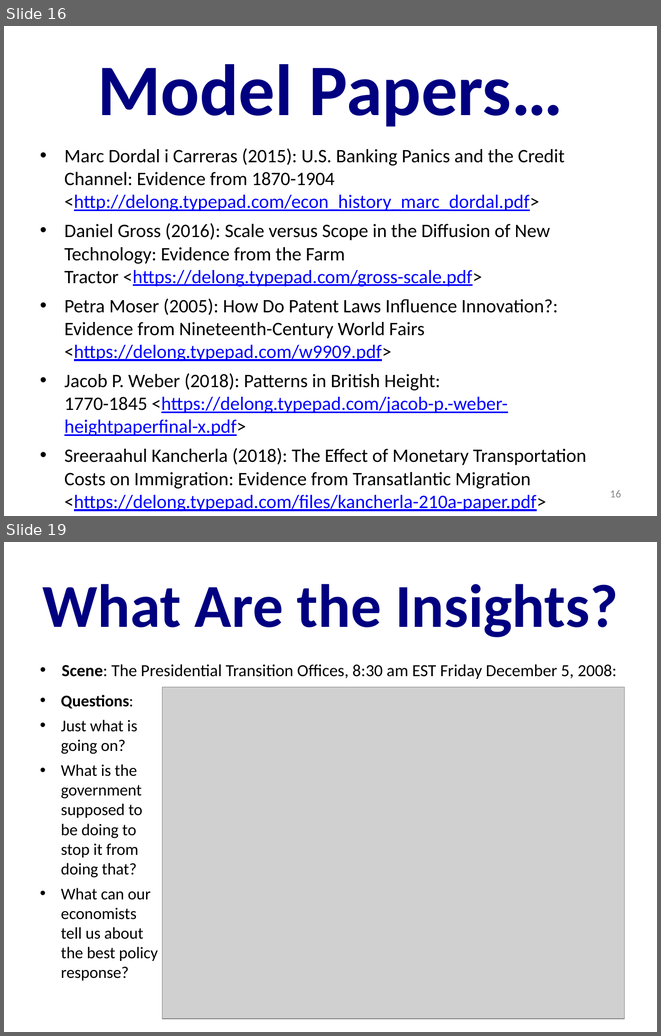
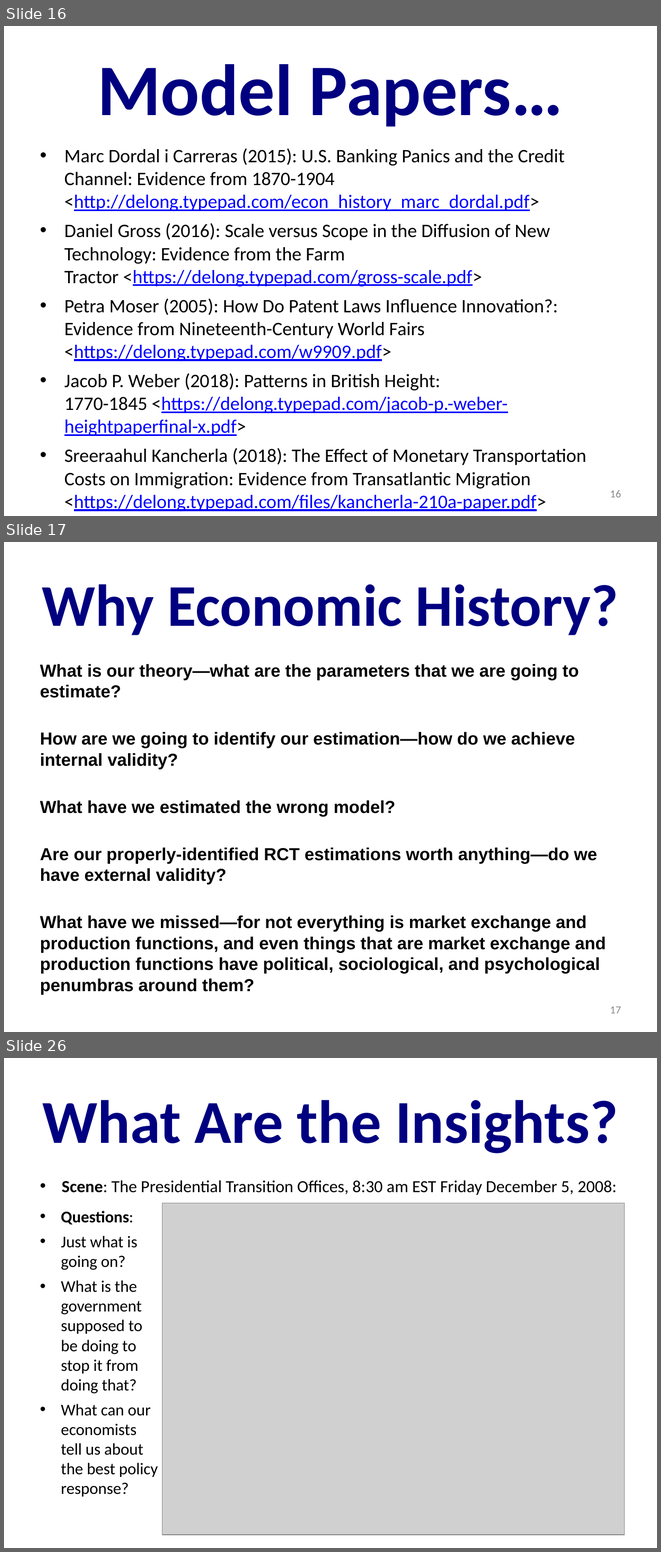
Before and after one commit to DavidLJ/public-files, a slide deck: econ-210a-lecture-1a.pptx. Shown one above the other, each under a label of ours: slides 16 and 19 before the commit, slides 16, 17 and 26 after it; the slides between them are not shown. The pictures are 661x1036 and 661x1552 pixels, drawn with LibreOffice and Linux fonts; fonts in the diff are those of the drawing; grey boxes stand for pictures. Boxes give left, top, right and bottom in pixels: in the first picture for what was removed or moved away, otherwise in the second. Text is boxed around its words. In the diff, an @@ line names an element or a change of style, - is before the commit and + after.

```diff
--- a/econ-210a-lecture-1a.pptx
+++ b/econ-210a-lecture-1a.pptx
@@ slide 17 added at (x1=4, y1=542, x2=657, y2=1032), background #FFFFFF @@
@@ title added at (x1=42, y1=584, x2=618, y2=635), 65.1 pt, text #000080, bold @@
+Why Economic History?
@@ text added at (x1=40, y1=664, x2=606, y2=994), 19.2 pt, text #000000, bold @@
+What is our theory—what are the parameters that we are going to estimate?
+How are we going to identify our estimation—how do we achieve internal validity?
+What have we estimated the wrong model?
+Are our properly-identified RCT estimations worth anything—do we have external validity?
+What have we missed—for not everything is market exchange and production functions, and even things that are market exchange and production functions have political, sociological, and psychological penumbras around them?
@@ page number added at (x1=610, y1=1006, x2=621, y2=1013), 12 pt, text #898989 @@
+17
@@ what was slide 19 is now slide 26 @@
```
Also in this commit, not shown: 9 slides changed, 8 other slides added, 5 other files.
